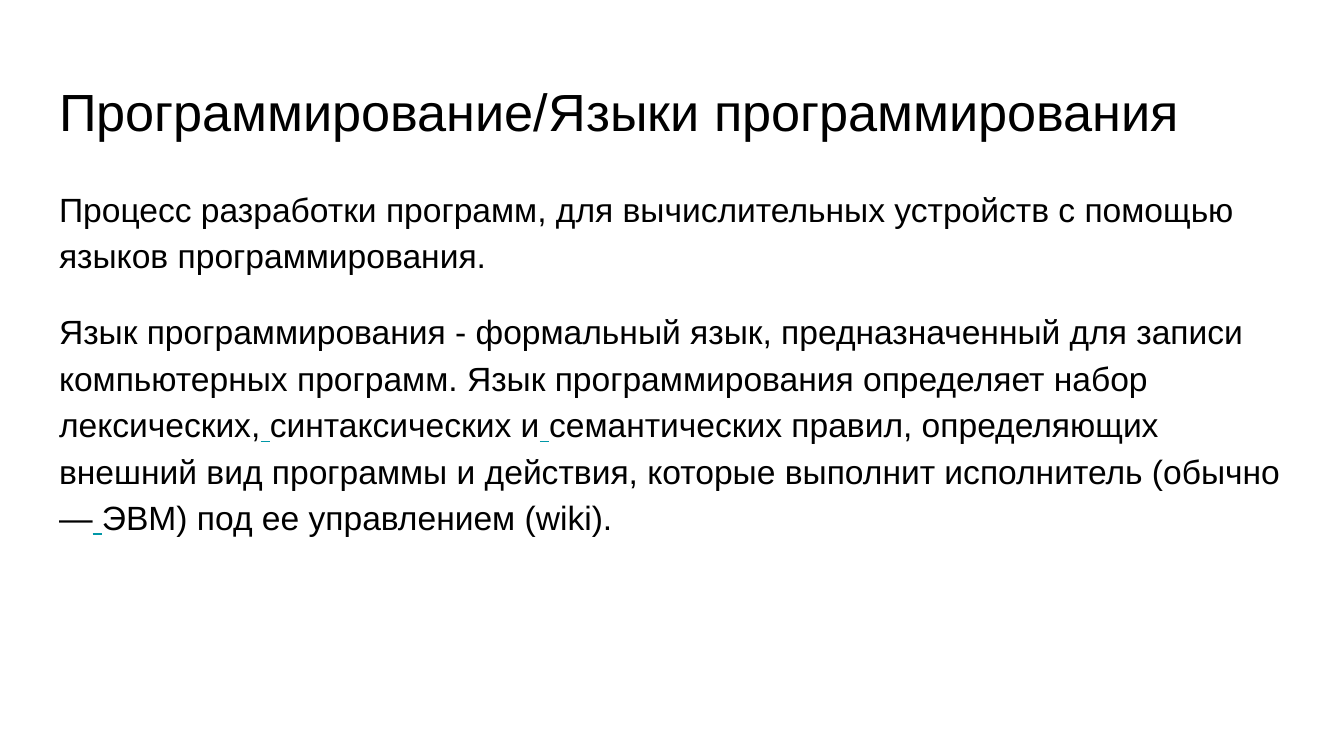
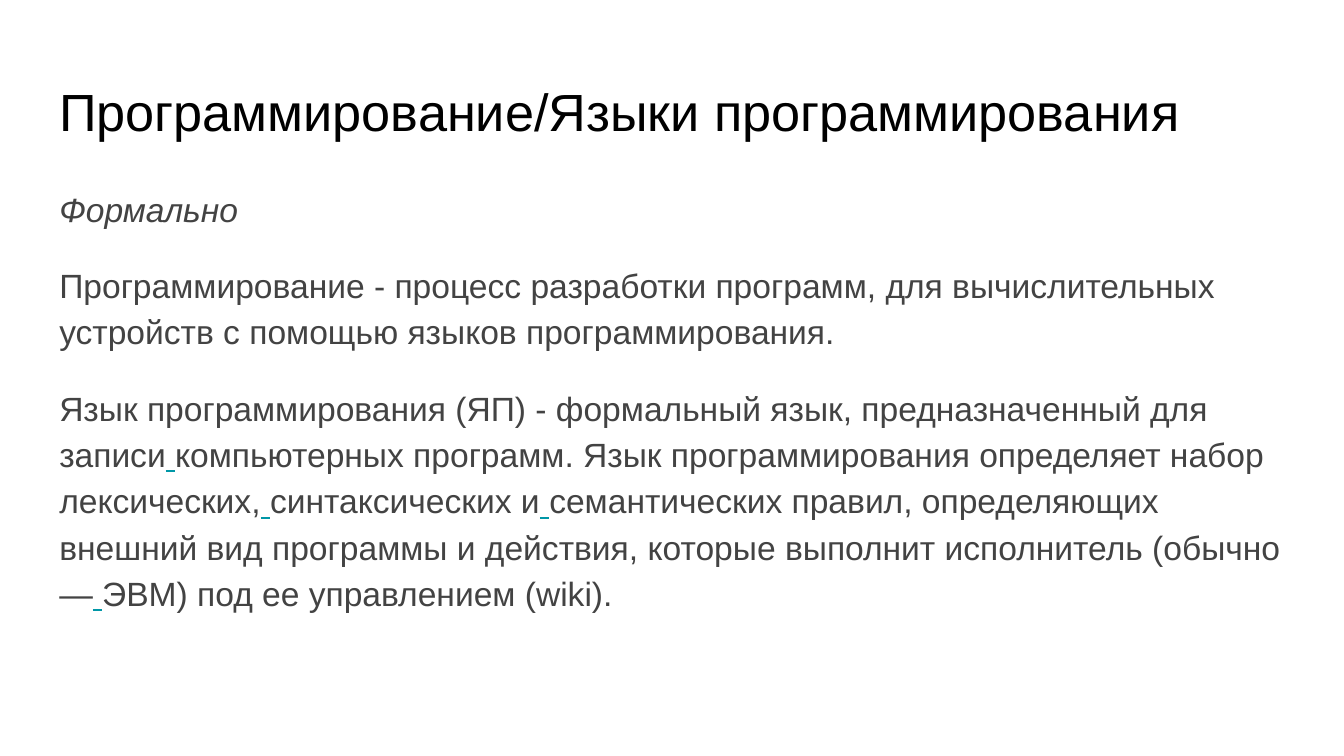
Before and after one commit to skhayrulin/python_course, a slide deck: slide 6 of lecture/Lecture1.pptx (slide 8 before the commit). Drawn at 1344x756 pixels with LibreOffice and Linux fonts; fonts in the diff are those of the drawing. Boxes give left, top, right and bottom in pixels: in the first picture for what was removed or moved away, otherwise in the second. Text is boxed around its words. In the diff, an @@ line names an element or a change of style, - is before the commit and + after.

Commit message:
Upd for lecture 1

```diff
--- a/lecture/Lecture1.pptx
+++ b/lecture/Lecture1.pptx
@@ text at bbox=[59, 198, 1280, 612]: text changed; text colour #000000 to #434343 @@
-Процесс разработки программ, для вычислительных устройств с помощью языков программирования.
-Язык программирования - формальный язык, предназначенный для записи компьютерных программ. Язык программирования определяет набор лексических, синтаксических и семантических правил, определяющих внешний вид программы и действия, которые выполнит исполнитель (обычно — ЭВМ) под ее управлением (wiki).
+Формально
+Программирование - процесс разработки программ, для вычислительных устройств с помощью языков программирования.
+Язык программирования (ЯП) - формальный язык, предназначенный для записи компьютерных программ. Язык программирования определяет набор лексических, синтаксических и семантических правил, определяющих внешний вид программы и действия, которые выполнит исполнитель (обычно — ЭВМ) под ее управлением (wiki).
```
Also in this commit, not shown: 9 other slides changed, 22 slides added, 3 slides removed, 1 other file.
